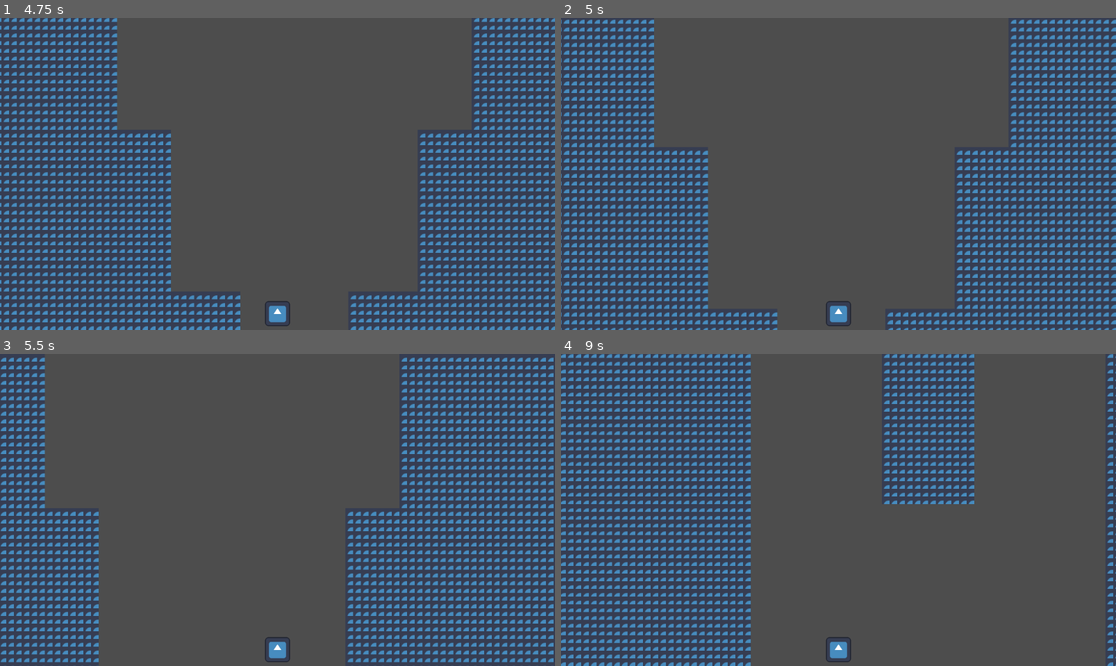
Above: before the commit, frames 1-4 (two rows, left to right).
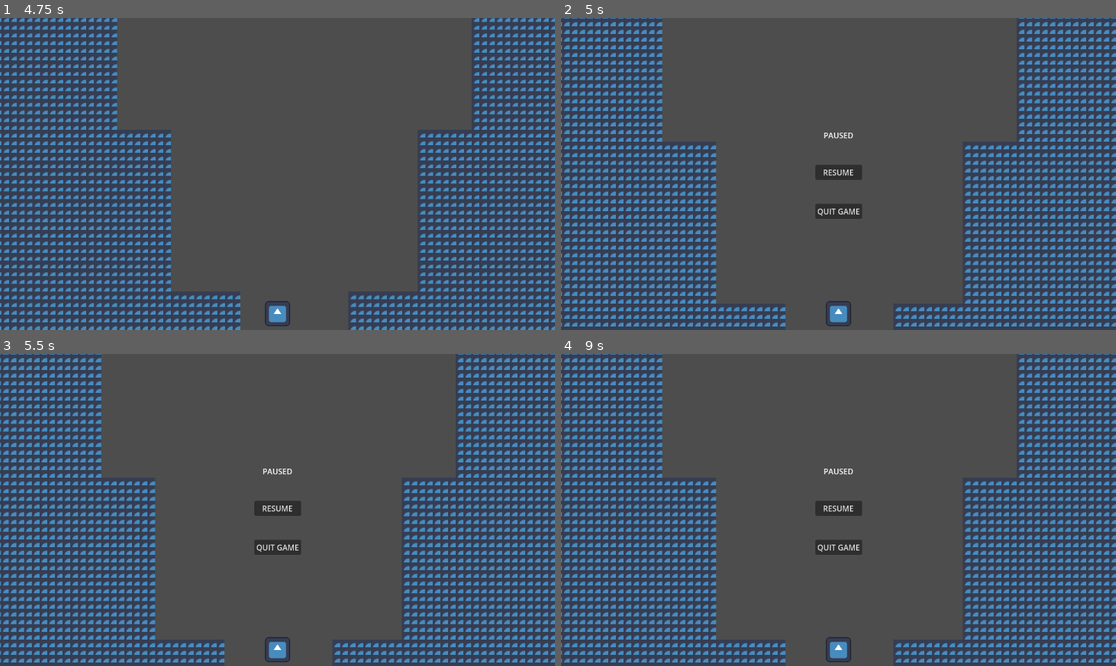
Above: after the commit, the same moments.

Repository: Isabeautiful/river-raid
Game: Godot game, scene res://Scenes/UI/Menu/main_menu.tscn
Two runs of this game, one before a commit and one after it. Both use one fixed random seed, a clock stepped at 60 frames per second and the inputs below. The engine's default icon, where the game draws it, is replaced by a stand-in: a white triangle on a blue panel in a dark square.
Inputs:
- Up to frame 1 (4.75 s): click "START" at 0.5 s; tap Enter at 1.25 s; hold A (direita) 1.28-2.03 s; tap Space at 2 s; hold S (baixo) 2.03-2.78 s; hold A (direita) 2.78-3.53 s; hold W (cima) 3.53-4.28 s; hold D (esquerda) from 4.28 s (still down)
- Up to frame 2 (5 s): keep holding D (esquerda); tap Escape (ui_cancel) at 4.9 s
- Up to frame 3 (5.5 s): keep holding D (esquerda)
- Up to frame 4 (9 s): release D (esquerda) at 5.78 s; hold S (baixo) 5.78-6.53 s; hold A (direita) 6.53-7.28 s; hold W (cima) 7.28-8.03 s; hold A (direita) 8.03-8.78 s; hold S (baixo) from 8.78 s (still down)

Frame 1 is identical in both runs. In frame 2, 27% of the frame differs, in the area x 0-100%, y 0-100%; in frame 3, 24%; in frame 4, 33%.

Commit message:
pause menu fix

Diff:
--- a/Scenes/Camera/camera.tscn
+++ b/Scenes/Camera/camera.tscn
@@ -1,4 +1,10 @@
-[gd_scene format=3 uid="uid://bafblokbbf42b"]
+[gd_scene load_steps=2 format=3 uid="uid://bafblokbbf42b"]
+
+[ext_resource type="PackedScene" uid="uid://bwlti2td3604u" path="res://Scenes/UI/Menu/pause_menu.tscn" id="1_wmbm5"]
 
 [node name="Camera" type="Camera2D"]
 offset = Vector2(0, -290)
+
+[node name="Pause Menu" parent="." instance=ExtResource("1_wmbm5")]
+offset_top = -290.0
+offset_bottom = -290.0
--- a/Scenes/UI/Menu/pause_menu.tscn
+++ b/Scenes/UI/Menu/pause_menu.tscn
@@ -3,6 +3,7 @@
 [ext_resource type="Script" uid="uid://111aaoyed20g" path="res://Scenes/UI/Menu/pause_menu.gd" id="1_f6oh5"]
 
 [node name="Pause Menu" type="Control"]
+process_mode = 3
 layout_mode = 3
 anchors_preset = 15
 anchor_right = 1.0
